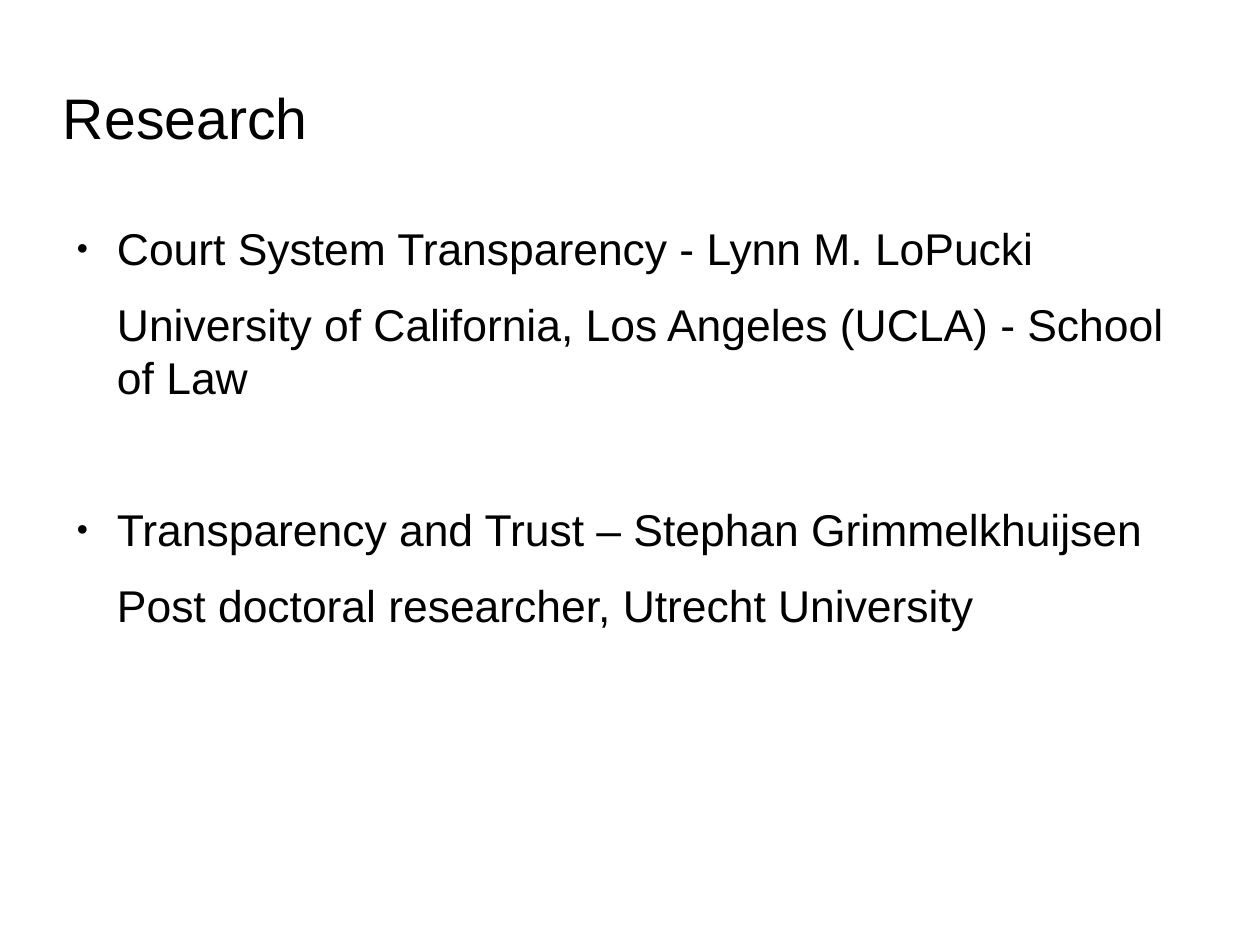
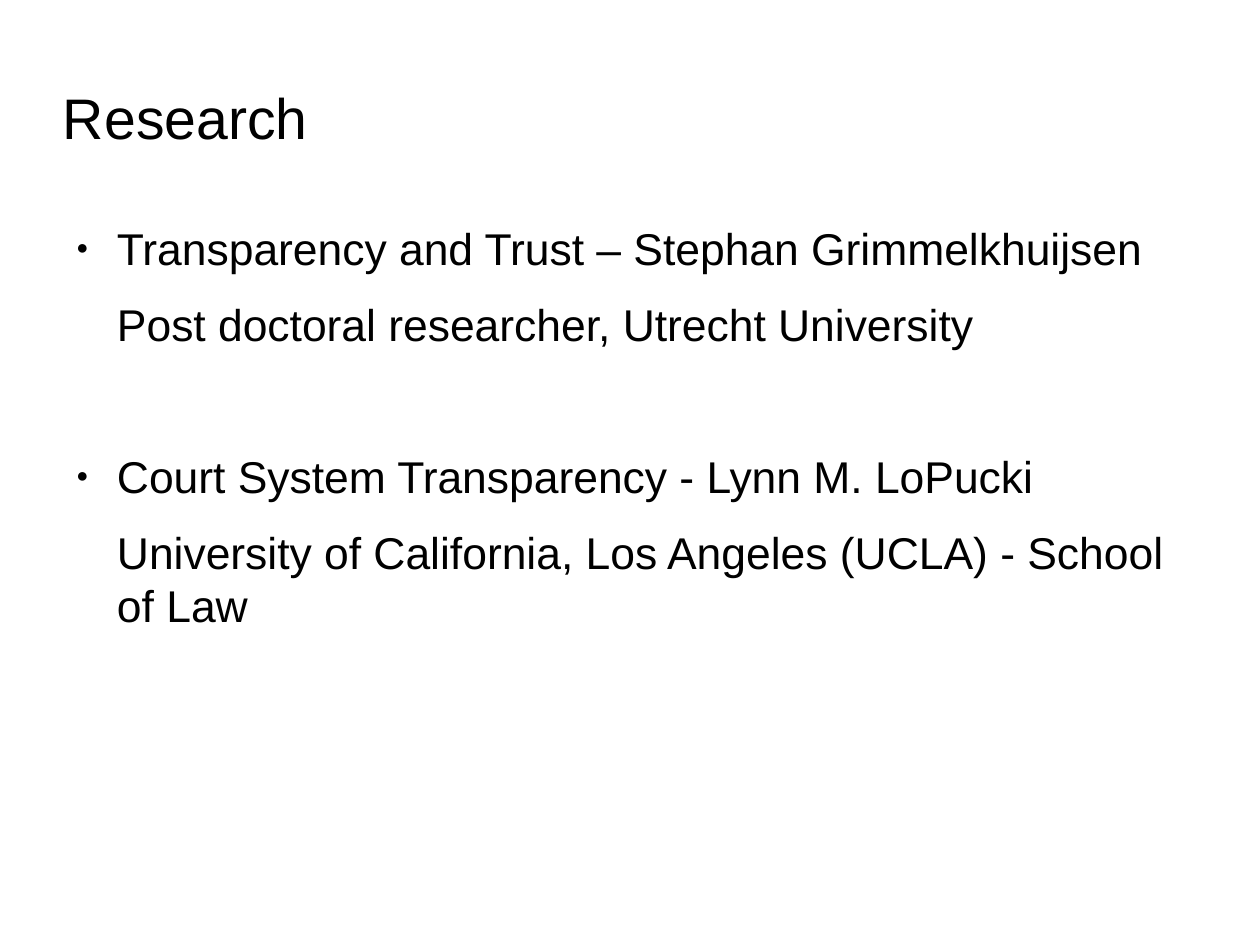
Before and after one commit to utecht/public_data, a slide deck: slide 7 of public_data.odp (slide 8 before the commit). Drawn at 1260x945 pixels with LibreOffice and Linux fonts; fonts in the diff are those of the drawing; background and template pictures are left out. Boxes give left, top, right and bottom in pixels: in the first picture for what was removed or moved away, otherwise in the second. Text is boxed around its words. In the diff, an @@ line names an element or a change of style, - is before the commit and + after.

```diff
--- a/public_data.odp
+++ b/public_data.odp
@@ text at [117, 232, 1142, 350]: paragraphs added @@
+● Transparency and Trust – Stephan Grimmelkhuijsen
+Post doctoral researcher, Utrecht University
@@ text at [117, 513, 1142, 631]: paragraphs removed @@
-● Transparency and Trust – Stephan Grimmelkhuijsen
-Post doctoral researcher, Utrecht University
```
Also in this commit, not shown: 3 other slides changed, 1 slide removed.
